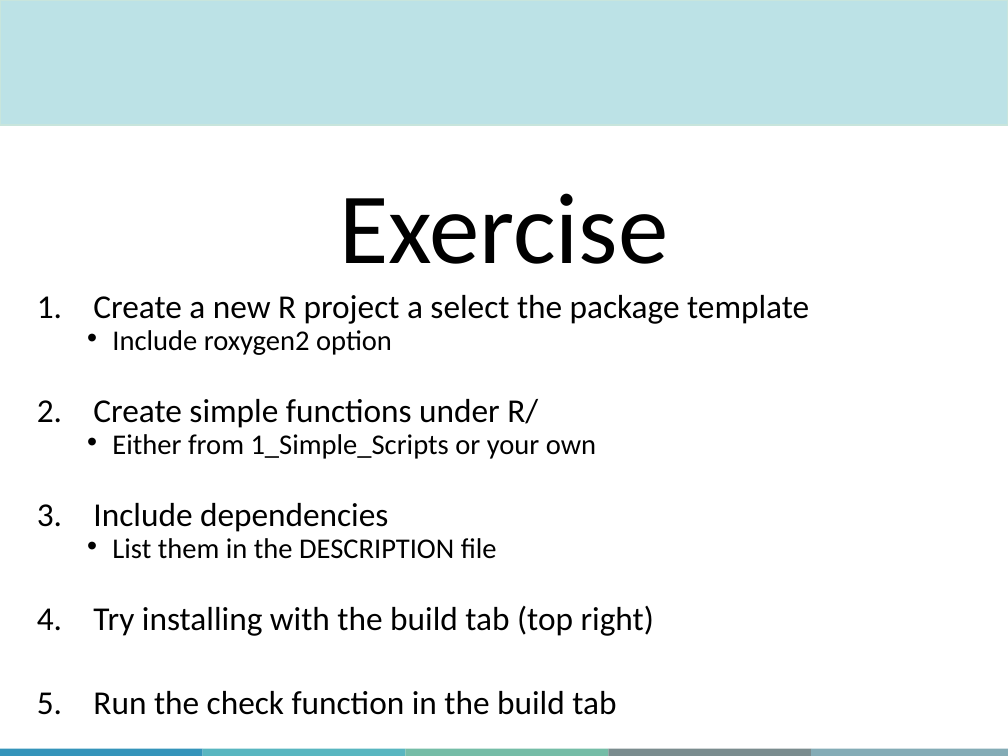
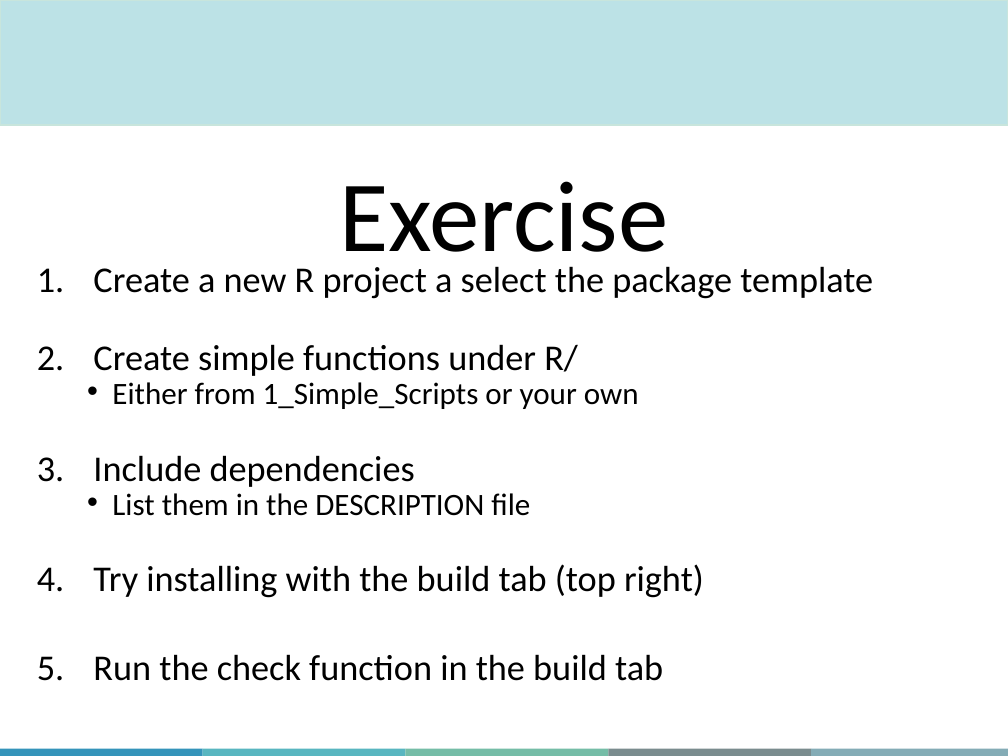
Before and after one commit to QLS-MiCM/RPackageDevelopment, a slide deck: slide 18 of Slides/RPackageDevelopment_Slides.pptx. Drawn at 1008x756 pixels with LibreOffice and Linux fonts; fonts in the diff are those of the drawing; background and template pictures are left out. Boxes give left, top, right and bottom in pixels: in the first picture for what was removed or moved away, otherwise in the second. Text is boxed around its words. In the diff, an @@ line names an element or a change of style, - is before the commit and + after.

```diff
--- a/Slides/RPackageDevelopment_Slides.pptx
+++ b/Slides/RPackageDevelopment_Slides.pptx
@@ text "Exercise" rewrapped from [339, 193, 668, 264] to [339, 181, 668, 274] @@
@@ text "Create a new R project ...": place and size @@
-text "Create a new R project ..." at [93, 295, 809, 715]
+text "Create a new R project ..." at [93, 266, 873, 681]
@@ text "Create a new R project ..." at [93, 266, 873, 681]: size 23.8 to 25.9 pt in "Create a new R project a select ...", "Create simple functions under R/", "Include dependencies", "Try installing with the build tab (top ..." and 1 more places; size 20.4 to 22.2 pt in "Either from 1_Simple_Scripts or your own", "List them in the DESCRIPTION file" @@
@@ text at [112, 330, 392, 355]: paragraph removed @@
-  • Include roxygen2 option
```
Also in this commit, not shown: 10 other slides changed.
